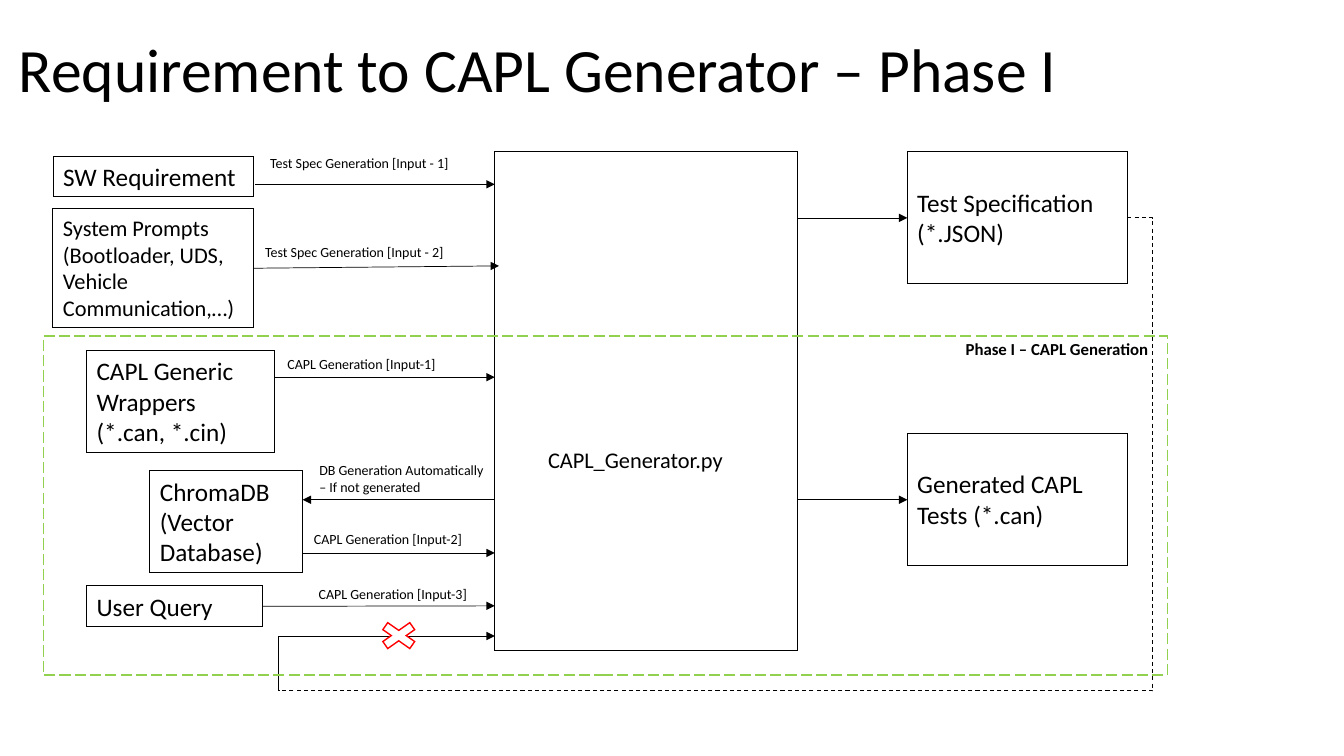
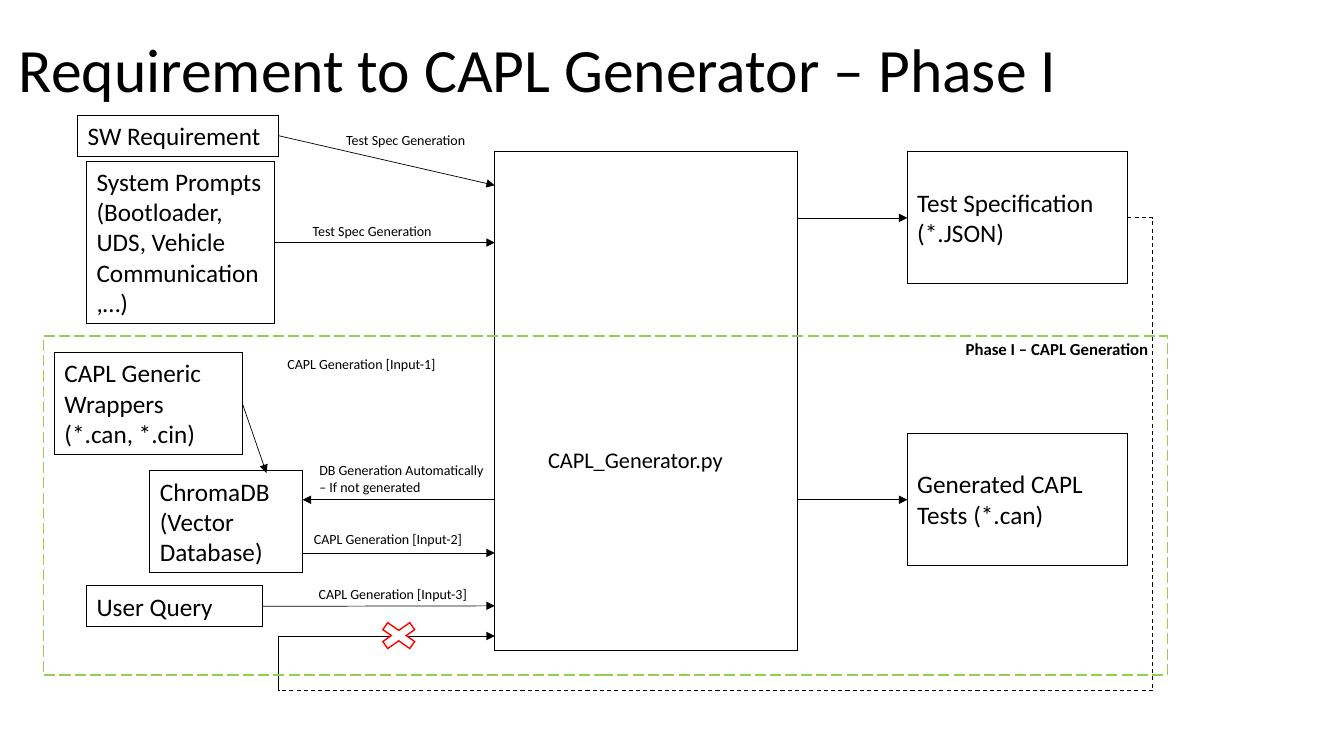
Before and after one commit to chankitmittal/AI-Agent-AutoTest_CaplStudio, a slide deck: slide 3 of Requirement to CAPL Generator.pptx. Drawn at 1344x756 pixels with LibreOffice and Linux fonts; fonts in the diff are those of the drawing. Boxes give left, top, right and bottom in pixels: in the first picture for what was removed or moved away, otherwise in the second. Text is boxed around its words. In the diff, an @@ line names an element or a change of style, - is before the commit and + after.

```diff
--- a/Requirement to CAPL Generator.pptx
+++ b/Requirement to CAPL Generator.pptx
@@ rectangle "SW Requirement": place and size @@
-rectangle "SW Requirement" at box(53, 156, 254, 197)
+rectangle "SW Requirement" at box(78, 115, 278, 155)
@@ arrow moved from (255, 185) - (495, 185) to (278, 136) - (495, 186) @@
@@ text at box(346, 135, 466, 148): text changed @@
-Test Spec Generation [Input - 1]
+Test Spec Generation
@@ rectangle "System Prompts (Bootloader, UDS, Vehicle ...": place and size @@
-rectangle "System Prompts (Bootloader, UDS, Vehicle ..." at box(53, 209, 254, 328)
+rectangle "System Prompts (Bootloader, UDS, Vehicle ..." at box(87, 161, 274, 325)
@@ rectangle "System Prompts (Bootloader, UDS, Vehicle ..." at box(87, 161, 274, 325): size 16 to 18 pt @@
@@ text at box(313, 226, 432, 239): text changed @@
-Test Spec Generation [Input - 2]
+Test Spec Generation
@@ arrow moved from (254, 268) - (499, 266) to (274, 243) - (495, 243) @@
@@ rectangle "CAPL Generic Wrappers (*.can, *.cin)": place and size @@
-rectangle "CAPL Generic Wrappers (*.can, *.cin)" at box(87, 351, 274, 453)
+rectangle "CAPL Generic Wrappers (*.can, *.cin)" at box(54, 353, 242, 455)
@@ arrow moved from (274, 377) - (495, 377) to (242, 403) - (266, 473) @@
```
Also in this commit, not shown: 3 other slides changed.
